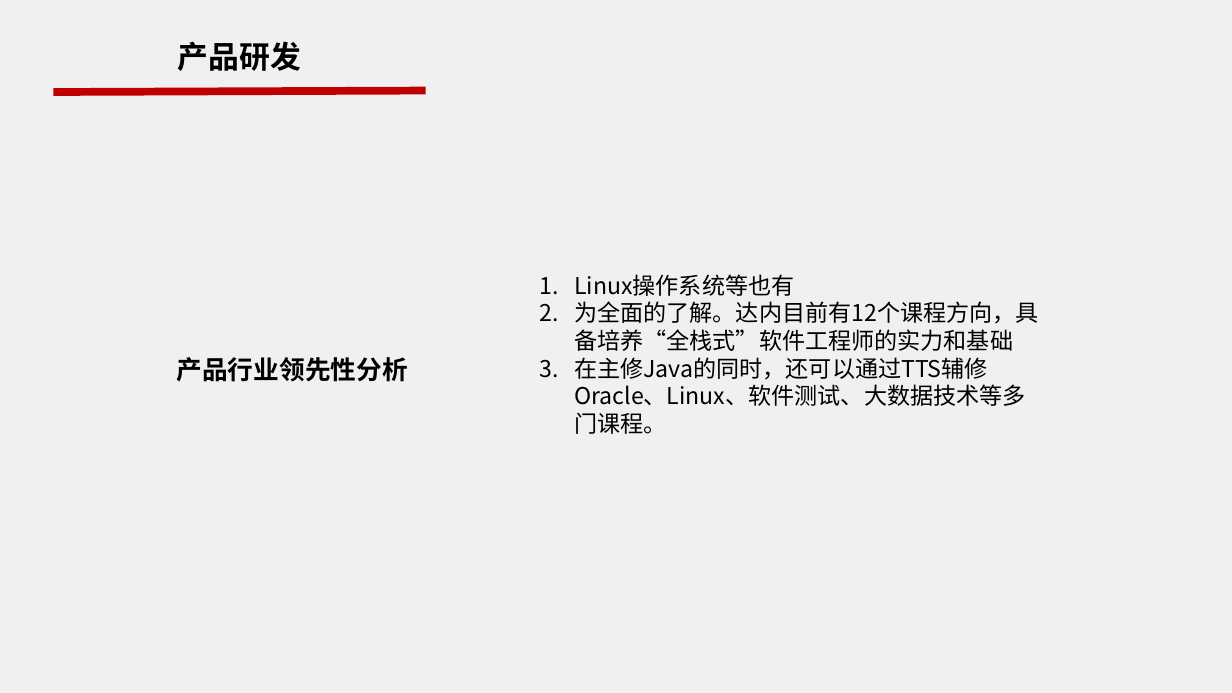
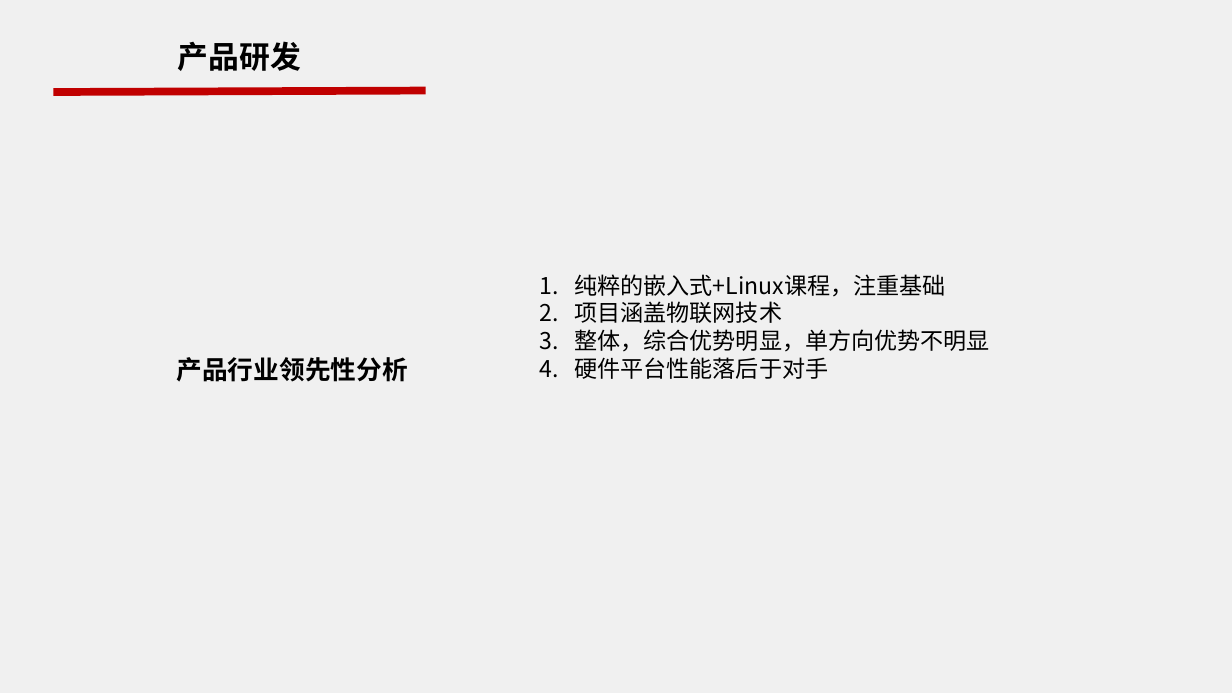
Before and after one commit to work-2015/work, a slide deck: slide 5 of 2015年中工作会/2015集团教学总监年中工作会_ESD_冯华.pptx. Drawn at 1232x693 pixels with LibreOffice and Linux fonts; fonts in the diff are those of the drawing; background and template pictures are left out. Boxes give left, top, right and bottom in pixels: in the first picture for what was removed or moved away, otherwise in the second. Text is boxed around its words. In the diff, an @@ line names an element or a change of style, - is before the commit and + after.

```diff
--- a/2015年中工作会/2015集团教学总监年中工作会_ESD_冯华.pptx
+++ b/2015年中工作会/2015集团教学总监年中工作会_ESD_冯华.pptx
@@ text at <box>574,274,990,379</box>: text changed @@
-1. Linux操作系统等也有
-2. 为全面的了解。达内目前有12个课程方向，具备培养“全栈式”软件工程师的实力和基础
-3. 在主修Java的同时，还可以通过TTS辅修Oracle、Linux、软件测试、大数据技术等多门课程。
+1. 纯粹的嵌入式+Linux课程，注重基础
+2. 项目涵盖物联网技术
+3. 整体，综合优势明显，单方向优势不明显
+4. 硬件平台性能落后于对手
```
Also in this commit, not shown: 3 other slides changed.
